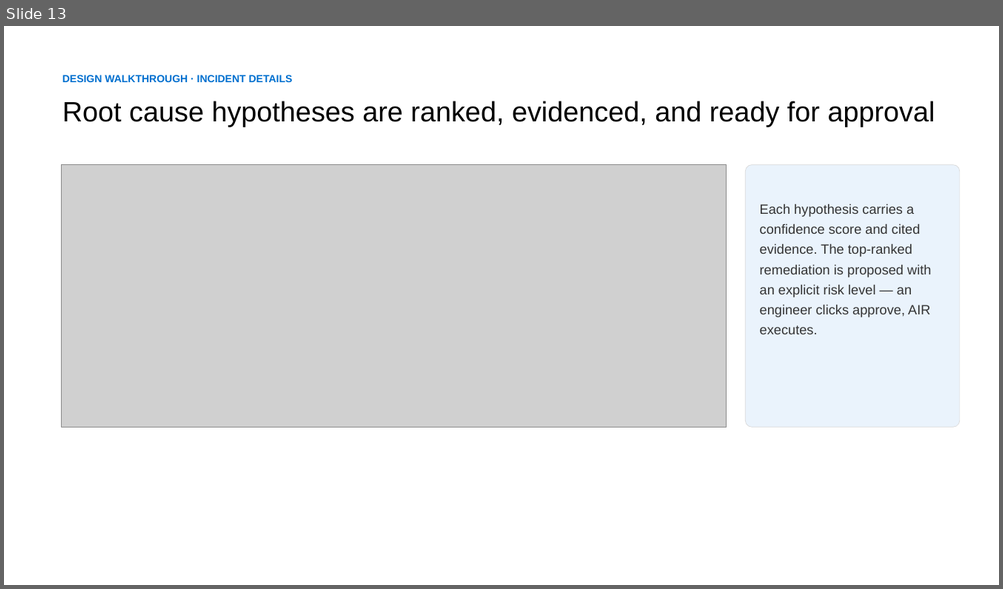
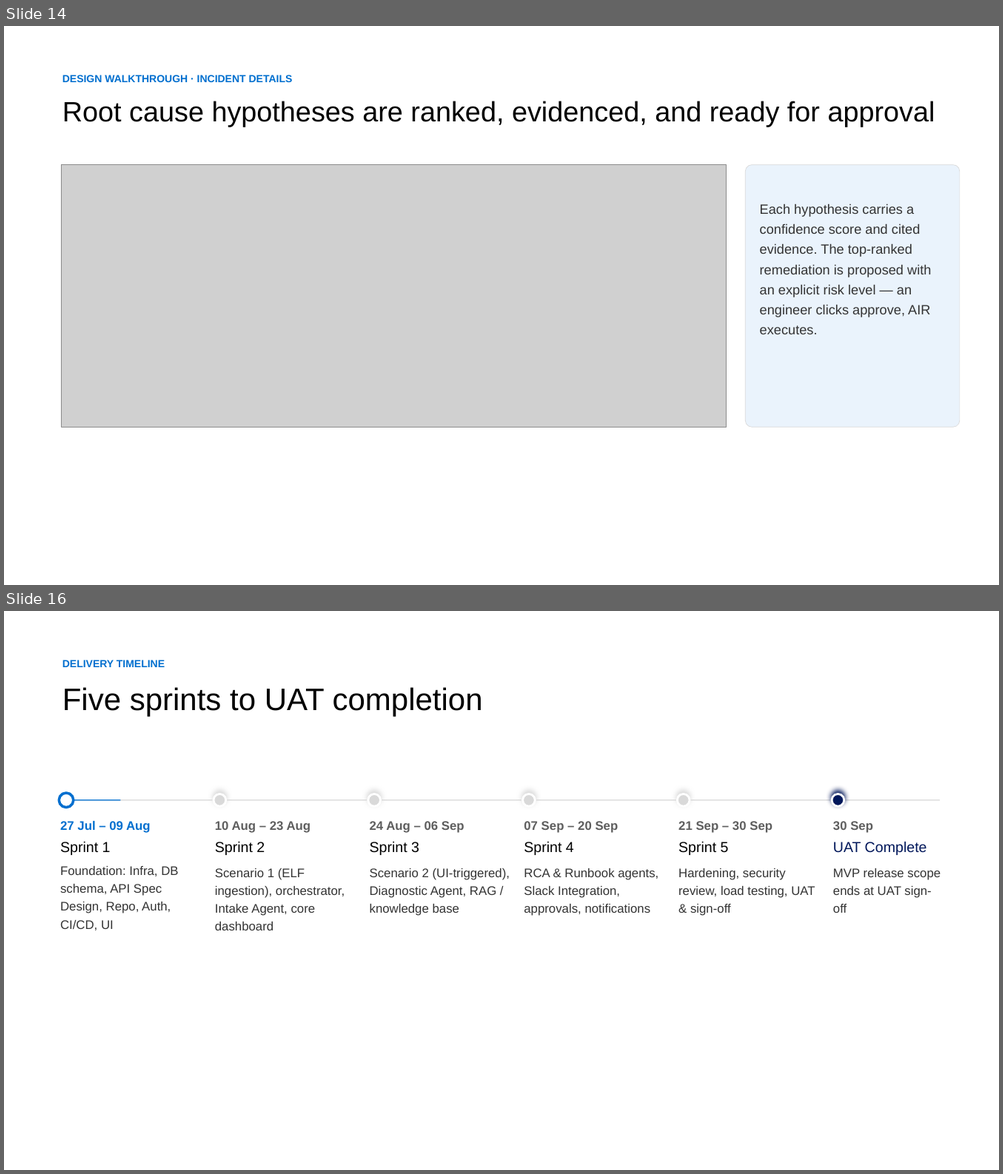
Before and after one commit to kathirvelarun/agentic-incident-response, a slide deck: agent-incident-backend/AIR_Product_Presentation.pptx. Shown one above the other, each under a label of ours: slide 13 before the commit, slides 14 and 16 after it; the slides between them are not shown. The pictures are 1003x589 and 1003x1174 pixels, drawn with LibreOffice and Linux fonts; fonts in the diff are those of the drawing; grey boxes stand for pictures. Boxes give left, top, right and bottom in pixels: in the first picture for what was removed or moved away, otherwise in the second. Text is boxed around its words. In the diff, an @@ line names an element or a change of style, - is before the commit and + after.

```diff
--- a/agent-incident-backend/AIR_Product_Presentation.pptx
+++ b/agent-incident-backend/AIR_Product_Presentation.pptx
@@ slide 16 added at box(4, 611, 999, 1170), background #FFFFFF @@
@@ text added at box(62, 660, 165, 667), 15 pt, text #006FCF, bold @@
+DELIVERY TIMELINE
@@ text added at box(62, 687, 483, 716), 45 pt, text #000000 @@
+Five sprints to UAT completion
@@ rectangle added at box(59, 800, 939, 801), fill #D9D9D9 @@
@@ rectangle added at box(59, 800, 120, 801), fill #006FCF @@
@@ ellipse added at box(59, 793, 73, 807), fill #FFFFFF, outline #006FCF 3.75 pt @@
@@ ellipse added at box(213, 794, 226, 806), fill #D9D9D9, outline #FFFFFF 3 pt @@
@@ ellipse added at box(368, 794, 381, 806), fill #D9D9D9, outline #FFFFFF 3 pt @@
@@ ellipse added at box(522, 794, 535, 806), fill #D9D9D9, outline #FFFFFF 3 pt @@
@@ ellipse added at box(677, 794, 689, 806), fill #D9D9D9, outline #FFFFFF 3 pt @@
@@ ellipse added at box(831, 794, 844, 806), fill #00175A, outline #FFFFFF 3 pt @@
@@ text added at box(60, 820, 151, 833), 18 pt, text #006FCF, bold @@
+27 Jul – 09 Aug
@@ text added at box(215, 821, 311, 833), 18 pt, text #5E5E5E, bold @@
+10 Aug – 23 Aug
@@ text added at box(370, 821, 464, 833), 18 pt, text #5E5E5E, bold @@
+24 Aug – 06 Sep
@@ text added at box(523, 821, 618, 833), 18 pt, text #5E5E5E, bold @@
+07 Sep – 20 Sep
@@ text added at box(678, 821, 772, 833), 18 pt, text #5E5E5E, bold @@
+21 Sep – 30 Sep
@@ text added at box(833, 821, 873, 833), 18 pt, text #5E5E5E, bold @@
+30 Sep
@@ text added at box(60, 841, 111, 855), 21 pt, text #000000 @@
+Sprint 1
@@ text added at box(215, 841, 264, 855), 21 pt, text #000000 @@
+Sprint 2
@@ text added at box(370, 841, 419, 855), 21 pt, text #000000 @@
+Sprint 3
@@ text added at box(523, 841, 574, 855), 21 pt, text #000000 @@
+Sprint 4
@@ text added at box(678, 841, 728, 855), 21 pt, text #000000 @@
+Sprint 5
@@ text added at box(833, 841, 927, 855), 21 pt, text #00175A @@
+UAT Complete
@@ text added at box(60, 866, 178, 931), 18 pt, text #333333 @@
+Foundation: Infra, DB schema, API Spec Design, Repo, Auth, CI/CD, UI
@@ text added at box(215, 869, 344, 931), 18 pt, text #333333 @@
+Scenario 1 (ELF ingestion), orchestrator, Intake Agent, core dashboard
@@ text added at box(370, 869, 509, 916), 18 pt, text #333333 @@
+Scenario 2 (UI-triggered), Diagnostic Agent, RAG / knowledge base
@@ text added at box(523, 869, 658, 916), 18 pt, text #333333 @@
+RCA & Runbook agents, Slack Integration, approvals, notifications
@@ text added at box(678, 869, 814, 916), 18 pt, text #333333 @@
+Hardening, security review, load testing, UAT & sign-off
@@ text added at box(833, 869, 940, 913), 18 pt, text #333333 @@
+MVP release scope ends at UAT sign-off
@@ what was slide 13 is now slide 14 @@
```
Also in this commit, not shown: 6 slides changed, 4 other slides added, 2 slides removed, 1 other file.
